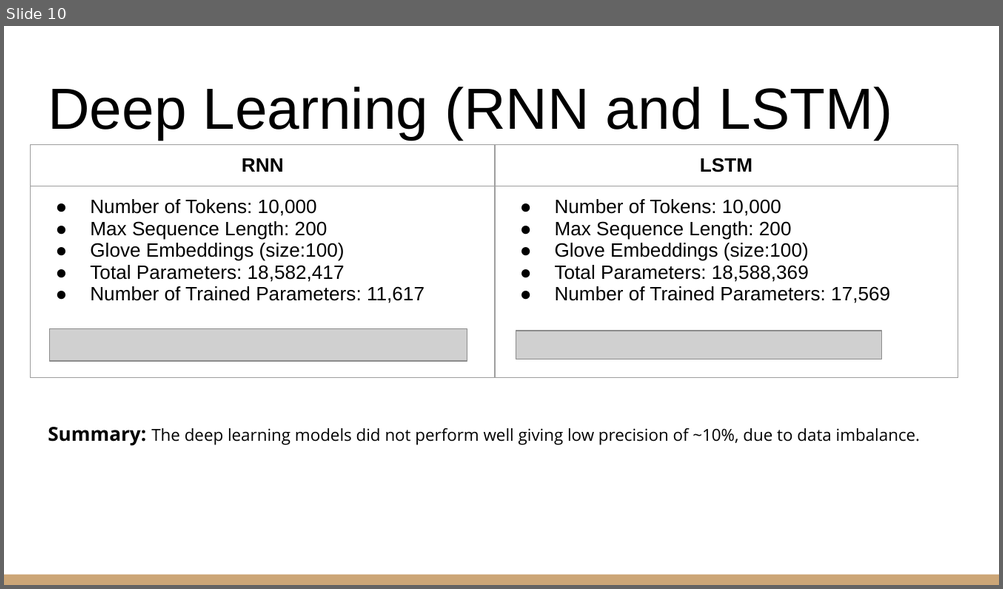
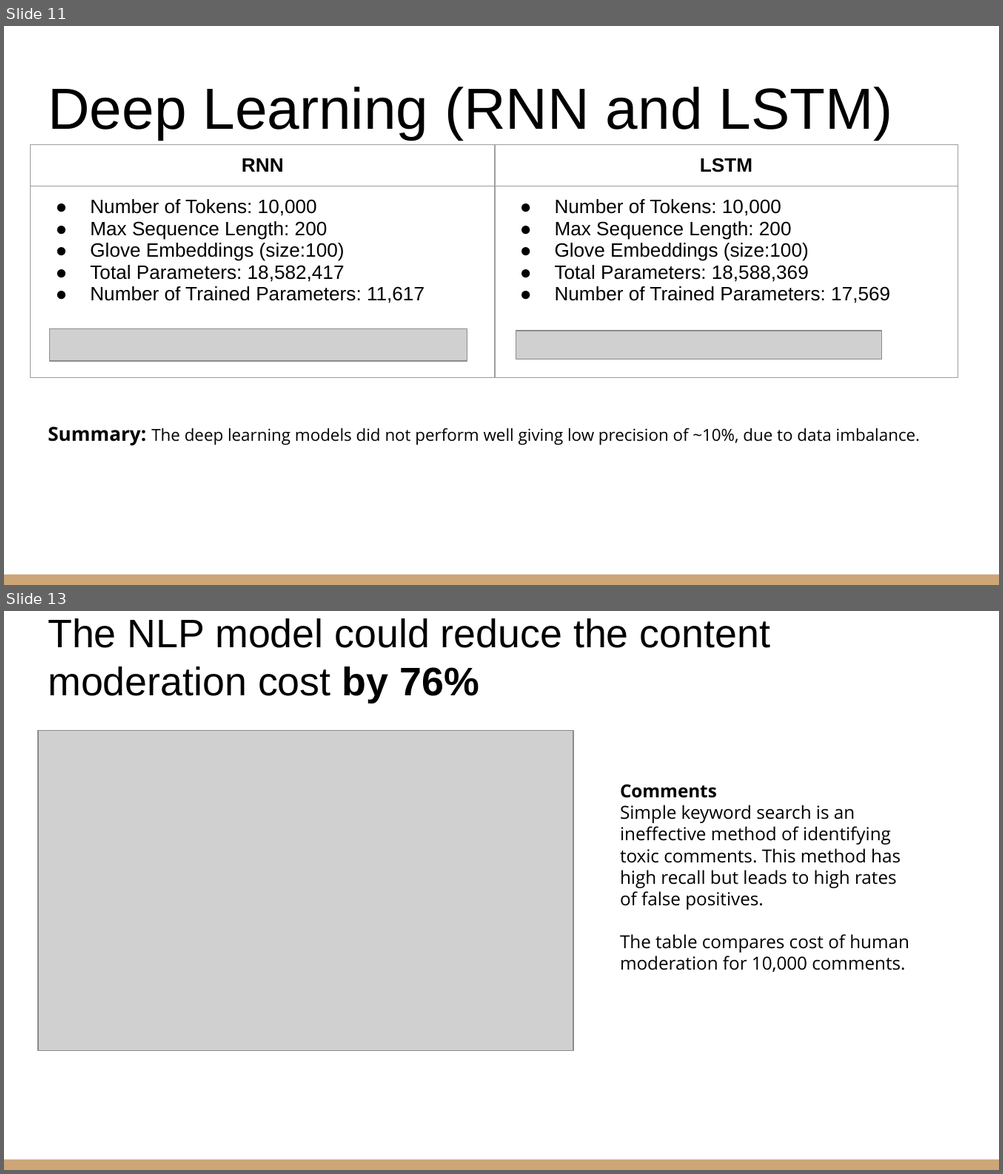
Before and after one commit to sudhanshurai360/NLP_final_project_Fall_2022, a slide deck: NLP Presentation.pptx. Shown one above the other, each under a label of ours: slide 10 before the commit, slides 11 and 13 after it; the slides between them are not shown. The pictures are 1003x589 and 1003x1174 pixels, drawn with LibreOffice and Linux fonts; fonts in the diff are those of the drawing; grey boxes stand for pictures. Boxes give left, top, right and bottom in pixels: in the first picture for what was removed or moved away, otherwise in the second. Text is boxed around its words. In the diff, an @@ line names an element or a change of style, - is before the commit and + after.

```diff
--- a/NLP Presentation.pptx
+++ b/NLP Presentation.pptx
@@ slide 13 added at [4,611,999,1170], background #FFFFFF; not listed: 1 template element that a slide beside it also shows @@
@@ title added at [48,618,770,702], 28.8 pt, text #000000 @@
+The NLP model could reduce the content moderation cost by 76%
@@ picture added at [38,730,573,1051] @@
@@ text added at [620,784,909,972], 13 pt, text #000000 @@
+Comments
+Simple keyword search is an ineffective method of identifying toxic comments. This method has high recall but leads to high rates of false positives.
+The table compares cost of human moderation for 10,000 comments.
@@ what was slide 10 is now slide 11 @@
```
Also in this commit, not shown: 5 slides changed, 2 other slides added, 1 slide removed.
